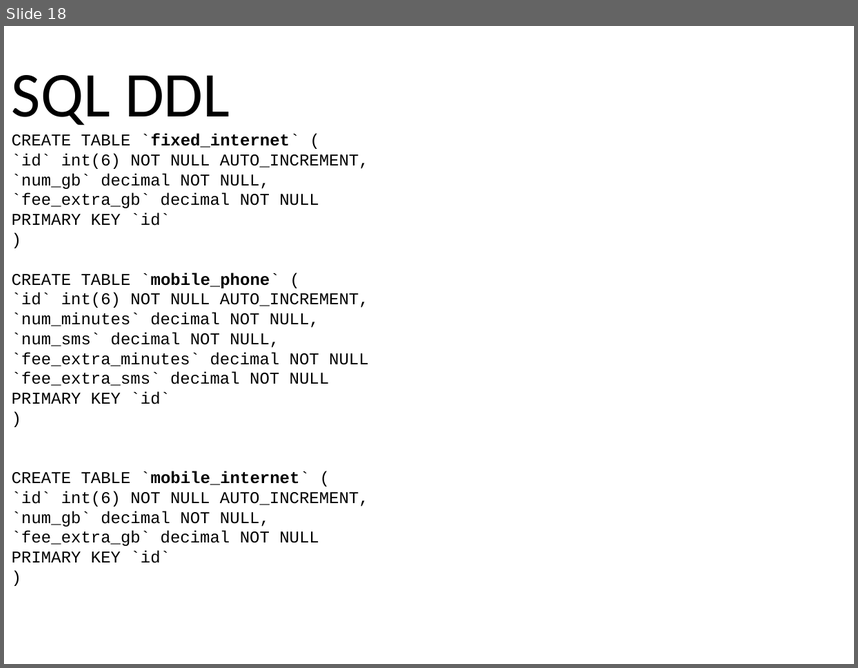
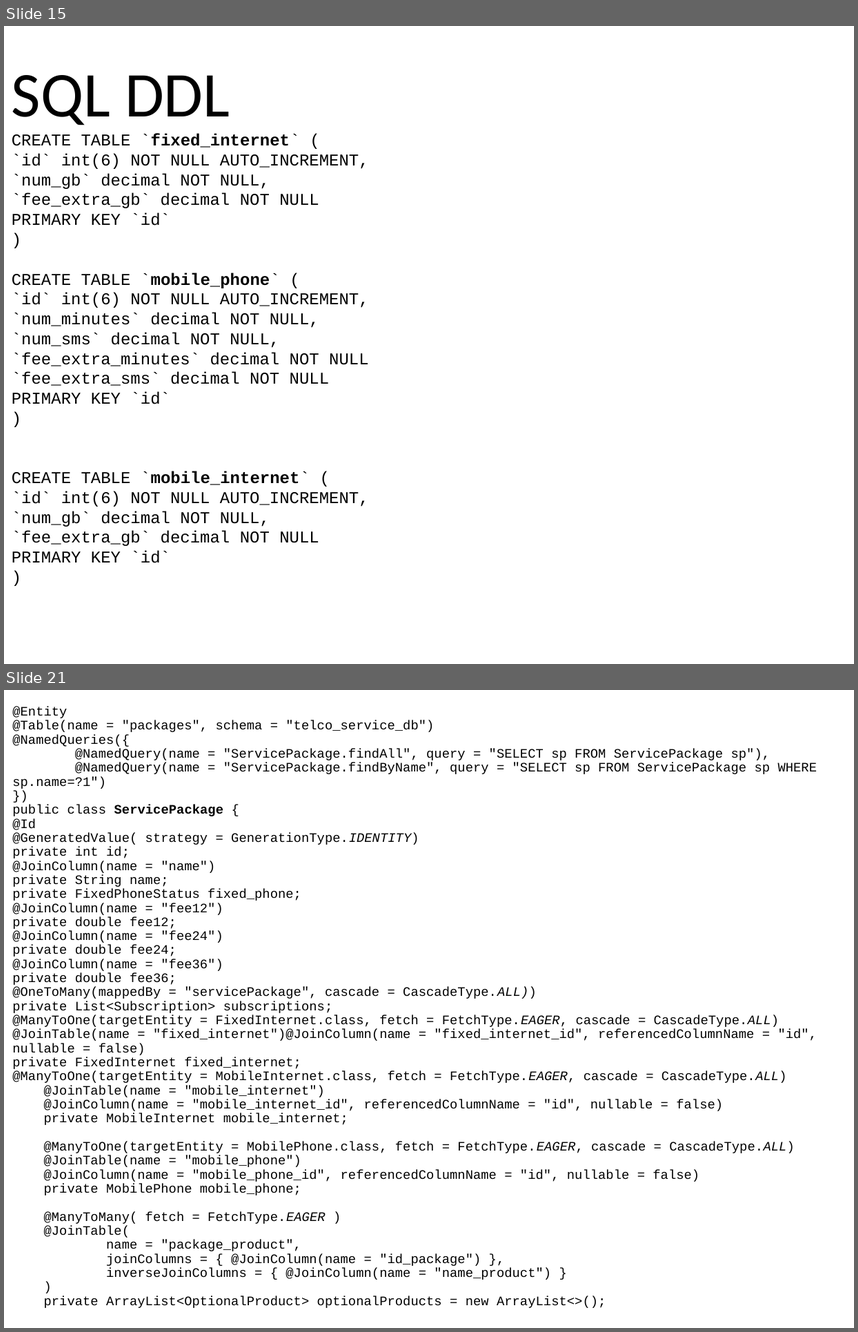
Before and after one commit to marcozetaa/TelcoService, a slide deck: UML/Presentation .pptx. Shown one above the other, each under a label of ours: slide 18 before the commit, slides 15 and 21 after it; the slides between them are not shown. The pictures are 858x668 and 858x1332 pixels, drawn with LibreOffice and Linux fonts; fonts in the diff are those of the drawing. Boxes give left, top, right and bottom in pixels: in the first picture for what was removed or moved away, otherwise in the second. Text is boxed around its words. In the diff, an @@ line names an element or a change of style, - is before the commit and + after.

Commit message:
Triggers and Tables fixed

```diff
--- a/UML/Presentation .pptx
+++ b/UML/Presentation .pptx
@@ slide 21 added at <box>4,690,854,1328</box>, background #FFFFFF @@
@@ text added at <box>12,707,818,1308</box>, 11 pt, text #000000 @@
+@Entity
+@Table(name = "packages", schema = "telco_service_db")
+@NamedQueries({
+@NamedQuery(name = "ServicePackage.findAll", query = "SELECT sp FROM ServicePackage sp"),
+@NamedQuery(name = "ServicePackage.findByName", query = "SELECT sp FROM ServicePackage sp WHERE sp.name=?1")
+})
+public class ServicePackage {
+@Id
+@GeneratedValue( strategy = GenerationType.IDENTITY)
+private int id;
+@JoinColumn(name = "name")
+private String name;
+private FixedPhoneStatus fixed_phone;
+@JoinColumn(name = "fee12")
+private double fee12;
+@JoinColumn(name = "fee24")
+private double fee24;
+@JoinColumn(name = "fee36")
+private double fee36;
+@OneToMany(mappedBy = "servicePackage", cascade = CascadeType.ALL))
+private List<Subscription> subscriptions;
+@ManyToOne(targetEntity = FixedInternet.class, fetch = FetchType.EAGER, cascade = CascadeType.ALL)
+@JoinTable(name = "fixed_internet")@JoinColumn(name = "fixed_internet_id", referencedColumnName = "id", nullable = false)
+private FixedInternet fixed_internet;
+@ManyToOne(targetEntity = MobileInternet.class, fetch = FetchType.EAGER, cascade = CascadeType.ALL)
+@JoinTable(name = "mobile_internet")
+@JoinColumn(name = "mobile_internet_id", referencedColumnName = "id", nullable = false)
+private MobileInternet mobile_internet;
+@ManyToOne(targetEntity = MobilePhone.class, fetch = FetchType.EAGER, cascade = CascadeType.ALL)
+@JoinTable(name = "mobile_phone")
+@JoinColumn(name = "mobile_phone_id", referencedColumnName = "id", nullable = false)
+private MobilePhone mobile_phone;
+@ManyToMany( fetch = FetchType.EAGER )
+@JoinTable(
+name = "package_product",
+joinColumns = { @JoinColumn(name = "id_package") },
+inverseJoinColumns = { @JoinColumn(name = "name_product") }
+)
+private ArrayList<OptionalProduct> optionalProducts = new ArrayList<>();
@@ what was slide 18 is now slide 15 @@
```
Also in this commit, not shown: 5 slides changed, 9 other slides added, 11 slides removed, 6 other files.
